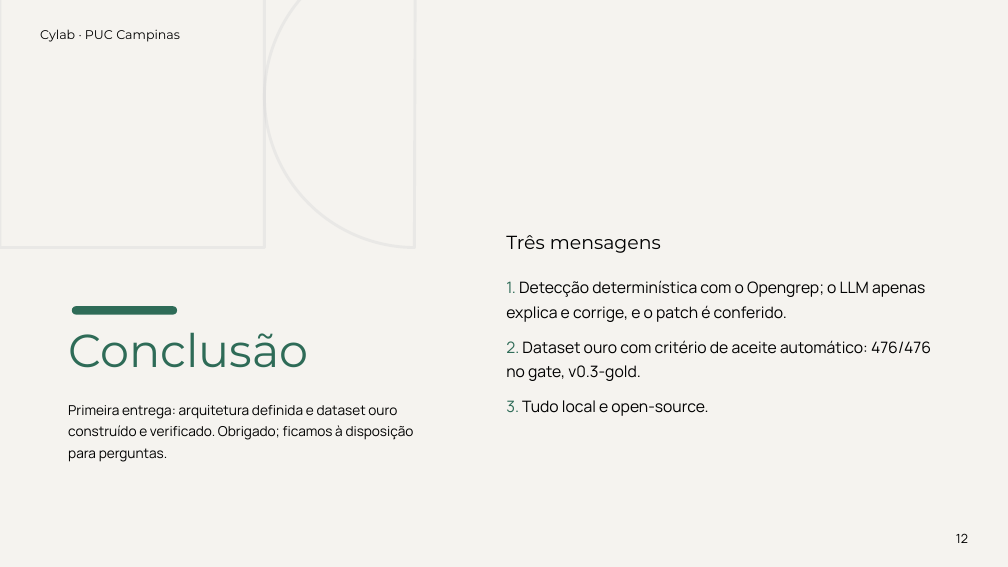
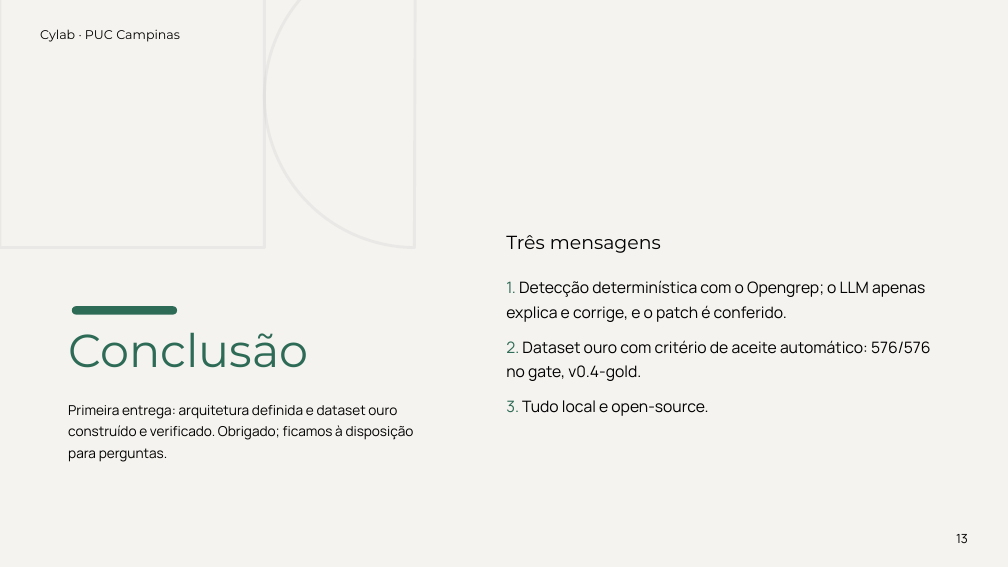
Before and after one commit to ArthurAlcausa/cylab-dataset, a slide deck: slide 13 of seminar/CYLAB_SEMINARIO_PUC.pptx (slide 12 before the commit). Drawn at 1008x567 pixels with LibreOffice and Linux fonts; fonts in the diff are those of the drawing. Boxes give left, top, right and bottom in pixels: in the first picture for what was removed or moved away, otherwise in the second. Text is boxed around its words. In the diff, an @@ line names an element or a change of style, - is before the commit and + after.

Commit message:
seminar: slides PUC v0.4-gold (576 pares, metodologia, diagrama)
Atualiza PPTX+PDF do seminário: v0.4-gold, slide de metodologia,
funil +100 realismo, arquitetura com logos sem banner FINAL.

```diff
--- a/seminar/CYLAB_SEMINARIO_PUC.pptx
+++ b/seminar/CYLAB_SEMINARIO_PUC.pptx
@@ text at bbox=[506, 340, 931, 381]: text changed @@
-2. Dataset ouro com critério de aceite automático: 476/476 no gate, v0.3-gold.
+2. Dataset ouro com critério de aceite automático: 576/576 no gate, v0.4-gold.
@@ text at bbox=[956, 534, 968, 543]: text changed @@
-12
+13
```
Also in this commit, not shown: 10 other slides changed, 1 slide added, 1 other file.
